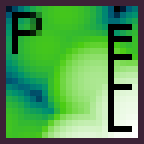
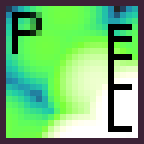
Layered file, before and after one edit (144 x 144). Changes by layer:
painted on "Log" over (x1=6, y1=6, x2=138, y2=138)
